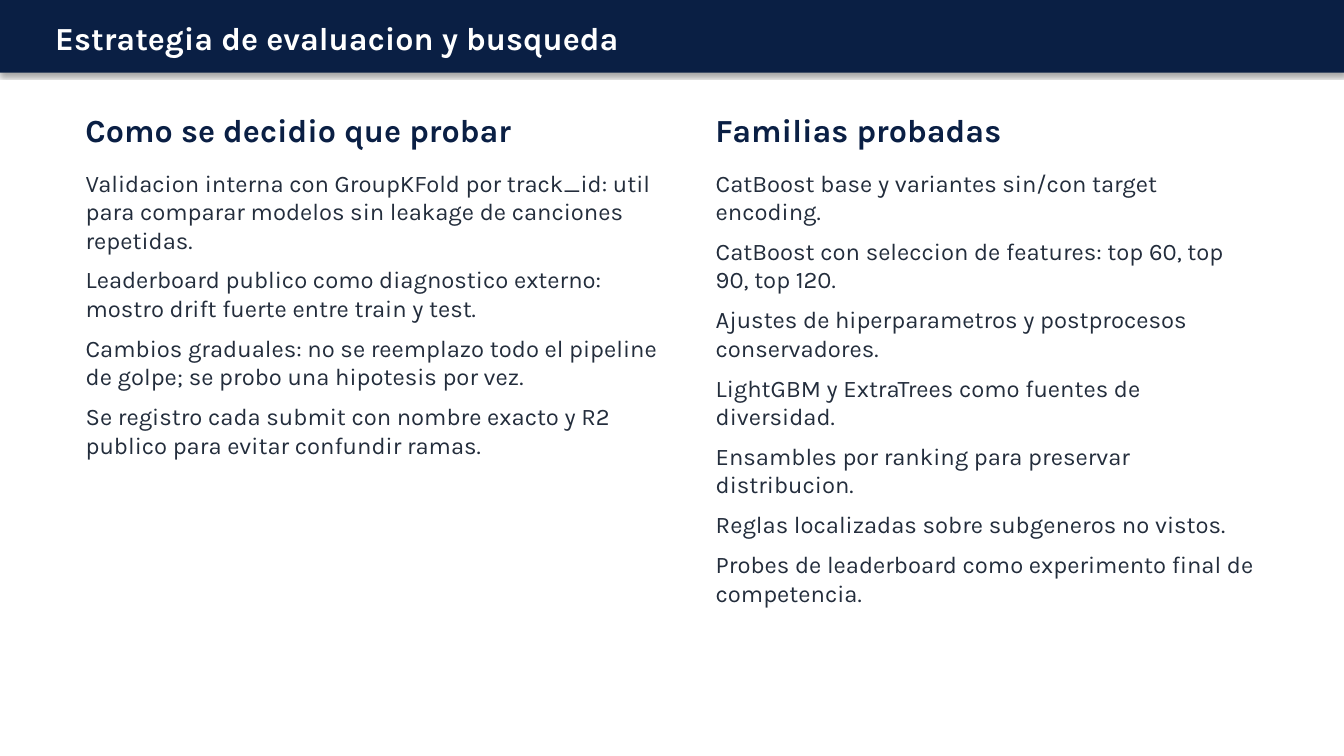
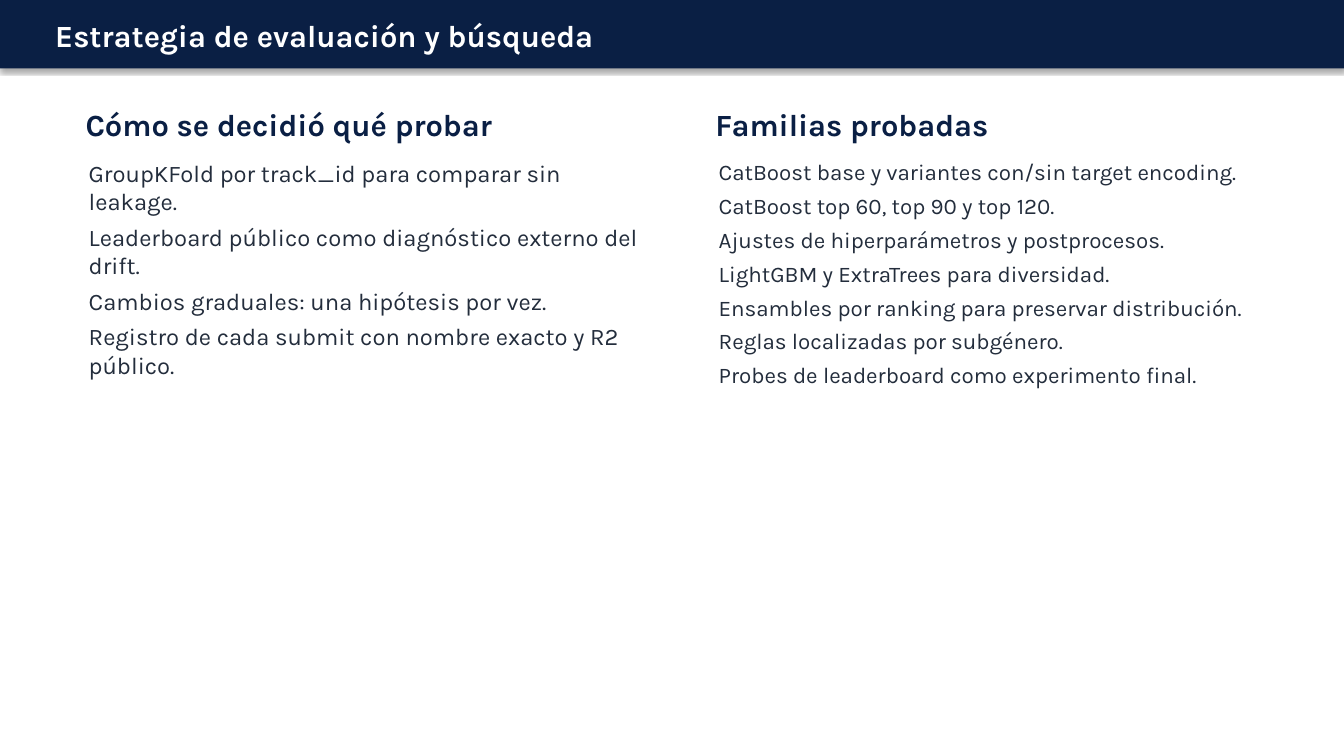
Before and after one commit to matigold22/TP3_Predictiva_Kaggle, a slide deck: slide 6 of presentacion/PRESENTACION_MODELOS_FINAL.pptx. Drawn at 1344x756 pixels with LibreOffice and Linux fonts; fonts in the diff are those of the drawing. Boxes give left, top, right and bottom in pixels: in the first picture for what was removed or moved away, otherwise in the second. Text is boxed around its words. In the diff, an @@ line names an element or a change of style, - is before the commit and + after.

Commit message:
Ajustar layout y caracteres de presentacion

```diff
--- a/presentacion/PRESENTACION_MODELOS_FINAL.pptx
+++ b/presentacion/PRESENTACION_MODELOS_FINAL.pptx
@@ rectangle: place and size @@
-rectangle at box(0, 0, 1344, 73)
+rectangle at box(0, 0, 1344, 69)
@@ text at box(55, 23, 594, 55): text changed; size 23 to 22 pt @@
-Estrategia de evaluacion y busqueda
+Estrategia de evaluación y búsqueda
@@ text at box(86, 112, 492, 144): text changed; size 23 to 22 pt @@
-Como se decidio que probar
+Cómo se decidió qué probar
@@ text "Familias probadas" at box(715, 114, 988, 144): size 23 to 22 pt @@
@@ text at box(89, 165, 637, 380): text changed @@
-Validacion interna con GroupKFold por track_id: util para comparar modelos sin leakage de canciones repetidas.
-Leaderboard publico como diagnostico externo: mostro drift fuerte entre train y test.
-Cambios graduales: no se reemplazo todo el pipeline de golpe; se probo una hipotesis por vez.
-Se registro cada submit con nombre exacto y R2 publico para evitar confundir ramas.
+GroupKFold por track_id para comparar sin leakage.
+Leaderboard público como diagnóstico externo del drift.
+Cambios graduales: una hipótesis por vez.
+Registro de cada submit con nombre exacto y R2 público.
@@ text at box(719, 163, 1241, 389): text changed; size 17 to 16 pt @@
-CatBoost base y variantes sin/con target encoding.
-CatBoost con seleccion de features: top 60, top 90, top 120.
-Ajustes de hiperparametros y postprocesos conservadores.
-LightGBM y ExtraTrees como fuentes de diversidad.
-Ensambles por ranking para preservar distribucion.
-Reglas localizadas sobre subgeneros no vistos.
-Probes de leaderboard como experimento final de competencia.
+CatBoost base y variantes con/sin target encoding.
+CatBoost top 60, top 90 y top 120.
+Ajustes de hiperparámetros y postprocesos.
+LightGBM y ExtraTrees para diversidad.
+Ensambles por ranking para preservar distribución.
+Reglas localizadas por subgénero.
+Probes de leaderboard como experimento final.
```
Also in this commit, not shown: 9 other slides changed.
